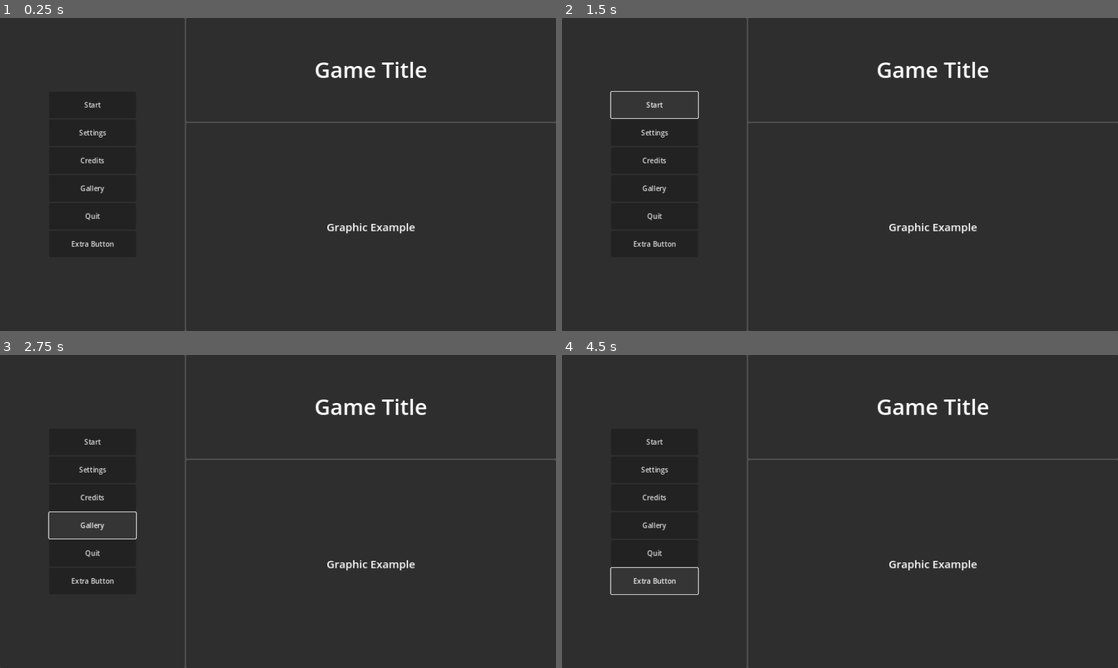
Above: before the commit, frames 1-4 (two rows, left to right).
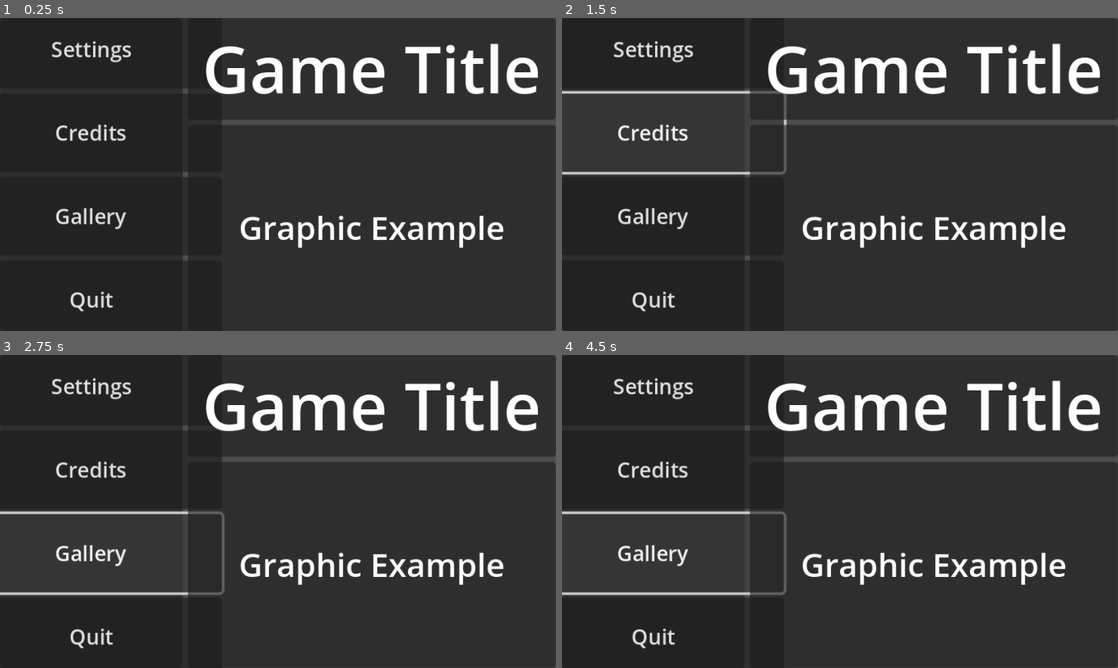
Above: after the commit, the same moments.

Repository: ACristoff/godot-library
Game: Godot game, scene res://Title_Card/title.tscn
The game is run twice, just before and just after one commit, with the same random seed, the same clock (stepped at 60 frames per second) and the same inputs. The project has no main scene, so this scene is started directly.
Inputs (mouse positions are in pixels of both pictures, inside the frame that each line leads up to):
- Up to frame 1 (0.25 s): no input
- Up to frame 2 (1.5 s): click (656, 105) at 0.5 s, where only the run before the commit has a clickable "Start"; click (656, 105) at 1.25 s, where only the run before the commit has a clickable "Start"
- Up to frame 3 (2.75 s): click "Gallery" at 2 s
- Up to frame 4 (4.5 s): click (656, 580) at 2.75 s, where only the run before the commit has a clickable "Extra Button"; click "Gallery" at 3.5 s; click (656, 580) at 4.25 s, where only the run before the commit has a clickable "Extra Button"

The runs differ from the first frame. In frame 1, 7.6% of the frame differs, in the area x 9-100%, y 0-100%; in frame 2, 8.6%; in frame 3, 8.6%; in frame 4, 8.7%, in the area x 0-100%, y 0-100%.

Commit message:
title work

Diff:
--- a/Title_Card/title_control.gd
+++ b/Title_Card/title_control.gd
@@ -3,6 +3,8 @@
 
 # Called when the node enters the scene tree for the first time.
 func _ready():
+	#get_tree().root.ContentScaleMode = 3
+	#get_viewport().Scale
 	pass # Replace with function body.
 
 
--- a/project.godot
+++ b/project.godot
@@ -19,3 +19,4 @@
 window/size/viewport_width=1280
 window/size/viewport_height=720
 window/stretch/mode="canvas_items"
+window/stretch/scale=3.0
